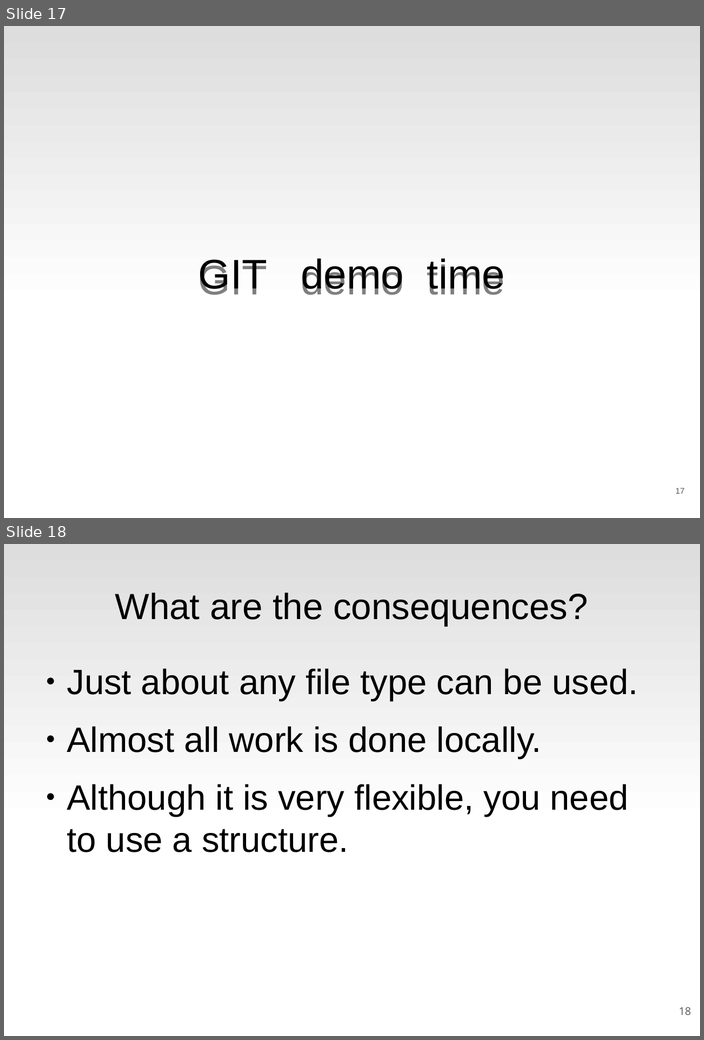
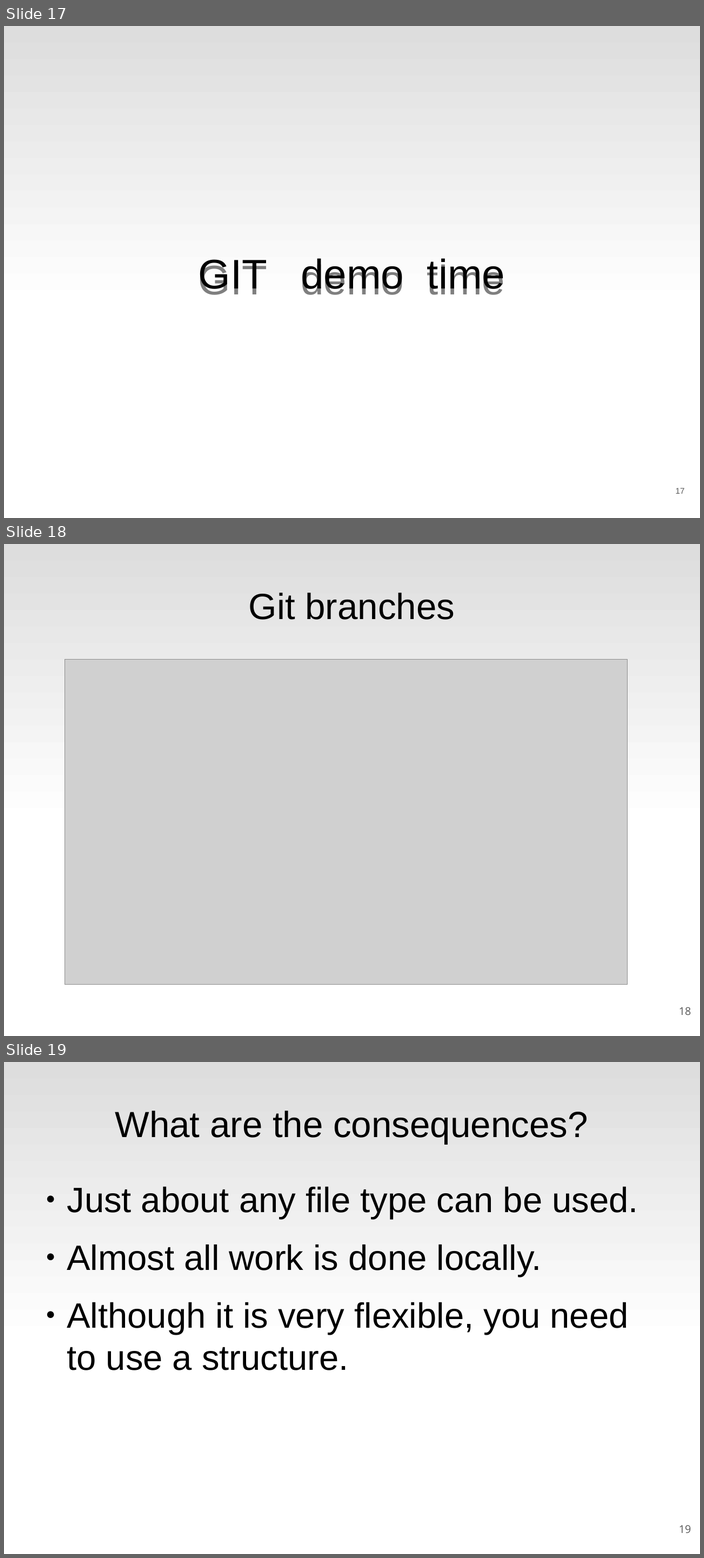
Before and after one commit to rickvek/Workshop-GIT, a slide deck: Git-Workshop.odp. Shown one above the other, each under a label of ours: slides 17 and 18 before the commit, slides 17, 18 and 19 after it. The pictures are 704x1040 and 704x1558 pixels, drawn with LibreOffice and Linux fonts; fonts in the diff are those of the drawing; grey boxes stand for pictures. Boxes give left, top, right and bottom in pixels: in the first picture for what was removed or moved away, otherwise in the second. Text is boxed around its words. In the diff, an @@ line names an element or a change of style, - is before the commit and + after.

```diff
--- a/Git-Workshop.odp
+++ b/Git-Workshop.odp
@@ slide 18 added at (4,544,700,1036), background gradient #FFFFFF to #DDDDDD @@
@@ text added at (249,593,454,620), 44 pt, text #000000 @@
+Git branches
@@ picture added at (64,659,627,984) @@
@@ page number added at (678,1007,691,1015), 13 pt, text #595959 @@
+18
@@ what was slide 18 is now slide 19 @@
@@ page number at (678,1525,691,1533): text changed @@
-18
+19
```
Also in this commit, not shown: 2 slides changed.
